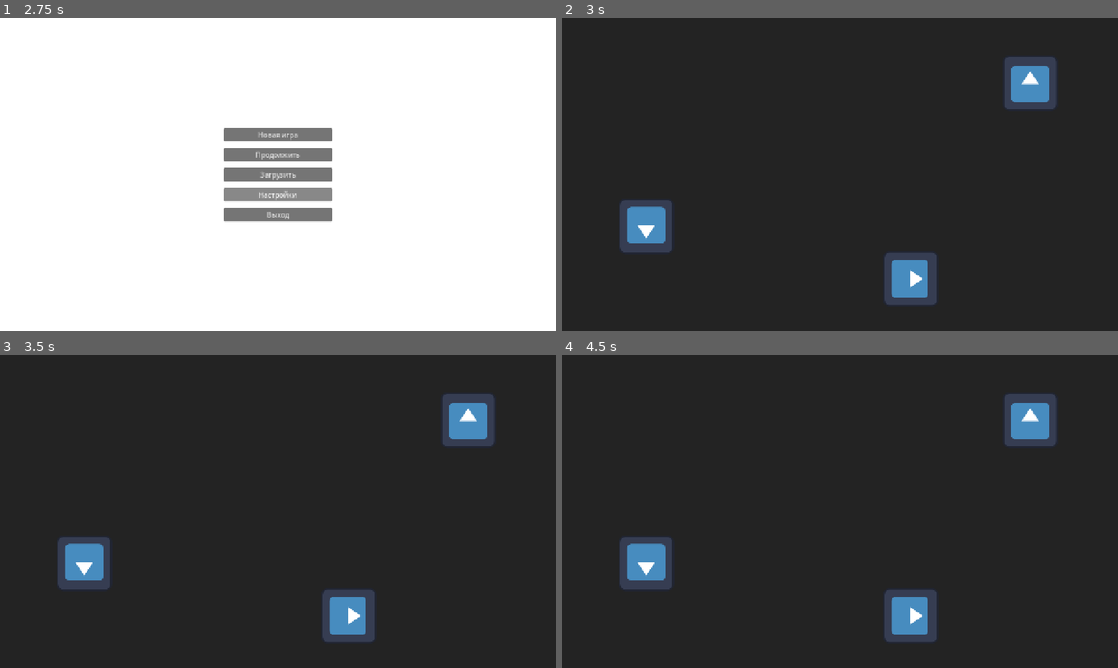
Above: before the commit, frames 1-4 (two rows, left to right).
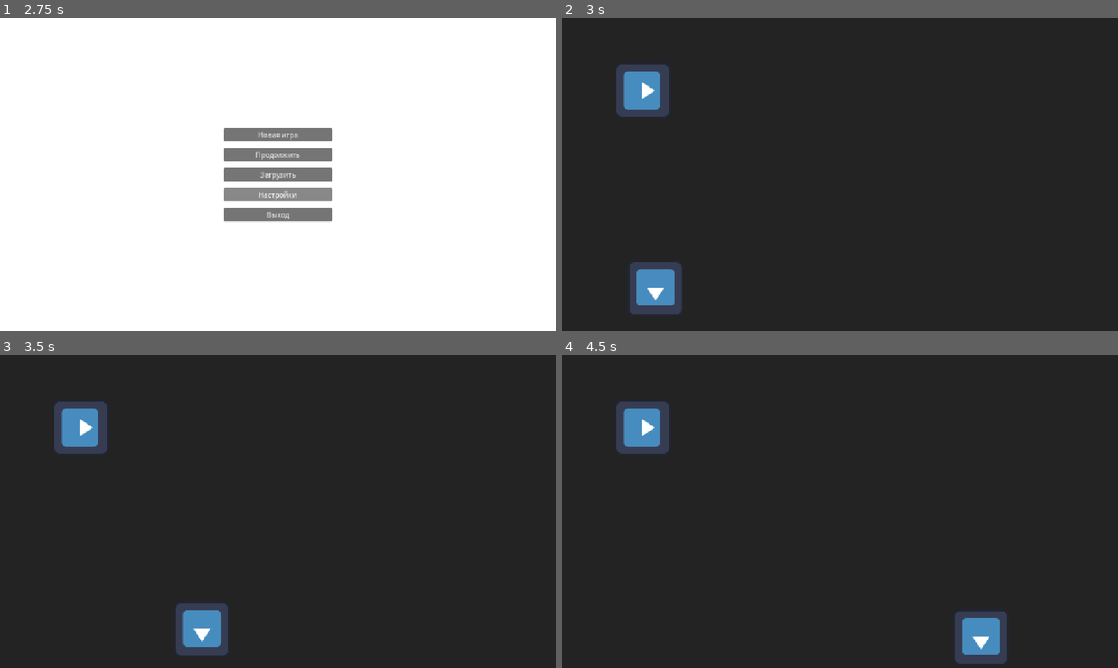
Above: after the commit, the same moments.

Repository: korneevdima65-glitch/the-galaxy-of-living-destinies
Game: Godot game, scene res://GalaxyLife/Scenes/MainMenu.tscn
The game is run twice, just before and just after one commit, with the same random seed, the same clock (stepped at 60 frames per second) and the same inputs. Before the commit the project starts from res://GalaxyLife/Scenes/main_menu.tscn. The engine's default icon, where the game draws it, is replaced by a stand-in: a white triangle on a blue panel in a dark square.
Inputs:
- Up to frame 1 (2.75 s): click "Продолжить" at 0.5 s; click "Загрузить" at 1.25 s; click "Настройки" at 2 s
- Up to frame 2 (3 s): click "Новая игра" at 2.75 s
- Up to frame 3 (3.5 s): no input
- Up to frame 4 (4.5 s): no input

Frame 1 is identical in both runs. In frame 2, 7.8% of the frame differs, in the area x 9-89%, y 12-95%; in frame 3, 7.8%, in the area x 9-89%, y 12-96%; in frame 4, 7.8%.

Commit message:
Add files via upload

Diff:
--- /dev/null
+++ b/GalaxyLife/Scenes/Asteroid.tscn
@@ -0,0 +1,8 @@
+[gd_scene format=3 uid="uid://drf55hrvja7a6"]
+
+[ext_resource type="Script" uid="uid://b1a0sugbj0ue1" path="res://GalaxyLife/Scripts/Asteroid.gd" id="1_l51co"]
+
+[node name="Asteroid" type="Node2D" unique_id=1026310239]
+script = ExtResource("1_l51co")
+
+[node name="Sprite2D" type="Sprite2D" parent="." unique_id=1324906697]
--- /dev/null
+++ b/GalaxyLife/Scenes/MainMenu.tscn
@@ -0,0 +1,58 @@
+[gd_scene format=3 uid="uid://b8rx2m1mdv4fp"]
+
+[ext_resource type="Script" uid="uid://cblnof1tp04ox" path="res://GalaxyLife/Scripts/MainMenu.gd" id="1_ommu2"]
+
+[node name="MainMenu" type="Control" unique_id=1901836380]
+layout_mode = 3
+anchors_preset = 15
+anchor_right = 1.0
+anchor_bottom = 1.0
+grow_horizontal = 2
+grow_vertical = 2
+script = ExtResource("1_ommu2")
+metadata/_edit_use_anchors_ = true
+
+[node name="ColorRect" type="ColorRect" parent="." unique_id=67121854]
+layout_mode = 1
+anchors_preset = 15
+anchor_right = 1.0
+anchor_bottom = 1.0
+grow_horizontal = 2
+grow_vertical = 2
+
+[node name="VBoxContainer" type="VBoxContainer" parent="." unique_id=559326895]
+layout_mode = 1
+anchors_preset = 8
+anchor_left = 0.5
+anchor_top = 0.5
+anchor_right = 0.5
+anchor_bottom = 0.5
+offset_left = -125.0
+offset_top = -107.5
+offset_right = 125.0
+offset_bottom = 107.5
+grow_horizontal = 2
+grow_vertical = 2
+theme_override_constants/separation = 15
+
+[node name="NewGameButton" type="Button" parent="VBoxContainer" unique_id=1078111235]
+layout_mode = 2
+text = "Новая игра"
+
+[node name="ContinueButton" type="Button" parent="VBoxContainer" unique_id=1101911578]
+layout_mode = 2
+text = "Продолжить"
+
+[node name="LoadButton" type="Button" parent="VBoxContainer" unique_id=549821573]
+layout_mode = 2
+text = "Загрузить"
+
+[node name="SettingsButton" type="Button" parent="VBoxContainer" unique_id=1764514493]
+layout_mode = 2
+text = "Настройки"
+
+[node name="ExitButton" type="Button" parent="VBoxContainer" unique_id=518107380]
+layout_mode = 2
+text = "Выход"
+
+[connection signal="pressed" from="VBoxContainer/NewGameButton" to="." method="_on_new_game_button_pressed"]
--- a/GalaxyLife/Scenes/World.tscn
+++ b/GalaxyLife/Scenes/World.tscn
@@ -1,12 +1,15 @@
 [gd_scene format=3 uid="uid://4lpwsg8a1tvg"]
 
-[ext_resource type="PackedScene" uid="uid://bh2x05q4fegg1" path="res://GalaxyLife/Scenes/PlayerShip.tscn" id="1_l6fwq"]
 [ext_resource type="Script" uid="uid://bk8f8x73drcbr" path="res://GalaxyLife/Scripts/World.gd" id="1_mf67f"]
 [ext_resource type="PackedScene" uid="uid://bbltaog4vnbxn" path="res://GalaxyLife/Scenes/NPCShip.tscn" id="2_4rt15"]
 [ext_resource type="PackedScene" uid="uid://b423gex7gdp2t" path="res://GalaxyLife/Scenes/Station.tscn" id="3_mf67f"]
+[ext_resource type="PackedScene" uid="uid://drf55hrvja7a6" path="res://GalaxyLife/Scenes/Asteroid.tscn" id="5_esa3w"]
 
 [node name="World" type="Node2D" unique_id=1395241075]
 script = ExtResource("1_mf67f")
+
+[node name="Camera2D" type="Camera2D" parent="." unique_id=1588119491]
+position = Vector2(642, 360)
 
 [node name="CanvasLayer" type="CanvasLayer" parent="." unique_id=1448408429]
 layer = -1
@@ -19,14 +22,11 @@
 grow_vertical = 2
 color = Color(0.13682577, 0.13682574, 0.13682571, 1)
 
-[node name="PlayerShip" parent="." unique_id=379312142 instance=ExtResource("1_l6fwq")]
-position = Vector2(1080, 150)
-
-[node name="Camera2D" type="Camera2D" parent="." unique_id=1588119491]
-position = Vector2(642, 360)
+[node name="Asteroid" parent="." unique_id=1026310239 instance=ExtResource("5_esa3w")]
+position = Vector2(1197, 658)
 
 [node name="Station" parent="." unique_id=198153497 instance=ExtResource("3_mf67f")]
-position = Vector2(805, 600)
+position = Vector2(188, 167)
 
 [node name="NPCShip" parent="." unique_id=2141116439 instance=ExtResource("2_4rt15")]
-position = Vector2(196, 479)
+position = Vector2(134, 619)
--- /dev/null
+++ b/GalaxyLife/Scripts/Asteroid.gd
@@ -0,0 +1,44 @@
+# ==================================================
+# SCRIPT: Asteroid.gd
+# Описание: Астероид с ресурсами
+# Версия: 0.1
+# ==================================================
+extends Node2D
+# =====================
+# ДАННЫЕ АСТЕРОИДА
+# =====================
+
+var resource_type = "metal" # Тип астероида
+var amount = 1000 # Запас ресурса
+var asteroid_size = "medium" # Размер астероида
+var depleted = false # Был ли полностью добыт
+
+# =====================
+# СОЗДАНИЕ ОБЪЕКТА
+# =====================
+func _ready():
+	print("Астероид появился")
+	var world = get_parent()
+	world.asteroids.append(self)
+# =====================
+# ДОБЫЧА РЕСУРСА
+# =====================
+func mine(value):
+	if depleted:
+		print("Астероид пуст")
+		return
+	amount -= value
+	if amount <= 0:
+		amount = 0
+		depleted = true
+		print("Астероид полностью добыт")
+	print(
+		"Добыто:",
+		resource_type,
+		value
+	)
+	print(
+		"Осталось:",
+		amount
+	)
+#Тут конец название скрипта Asteroid
--- a/GalaxyLife/Scripts/GameManager.gd
+++ b/GalaxyLife/Scripts/GameManager.gd
@@ -1,24 +1,31 @@
+# ==================================================
+# SCRIPT: GameManager.gd
+# Описание: Главный менеджер данных игры
+# Версия: 0.1
+# ==================================================
 extends Node
-
-
-# Данные игрока
+# =====================
+# ДАННЫЕ ИГРОКА
+# =====================
 var player_name = ""
 var player_level = 1
 var player_exp = 0
 var player_money = 100
 var inventory = []
 
-
-# Корабль игрока
+# =====================
+# КОРАБЛЬ ИГРОКА
+# =====================
 var ship_name = "Старый разведчик"
-
-
-# Время игры
+# =====================
+# ВРЕМЯ ИГРЫ
+# =====================
 var game_day = 1
 var game_hour = 8
 
-
-# Начать новую игру
+# =====================
+# НОВАЯ ИГРА
+# =====================
 func new_game():
 	player_name = "Новый пилот"
 	player_level = 1
@@ -30,15 +37,14 @@
 	"type": "weapon",
 	"value": 100
 })
-
 	inventory.append({
 	"name": "Ремкомплект",
 	"type": "repair",
 	"value": 50
 })
 	ship_name = "Старый разведчик"
-
 	game_day = 1
 	game_hour = 8
+	print("Новая игра создана")
 
-	print("Новая игра создана")
+#Тут конец название скрипта GameManager
--- /dev/null
+++ b/GalaxyLife/Scripts/MainMenu.gd
@@ -0,0 +1,14 @@
+# ==================================================
+# SCRIPT: main_menu.gd
+# Описание: Главное меню игры
+# Версия: 0.1
+# ==================================================
+extends Control
+# =====================
+# СОЗДАНИЕ НОВОЙ ИГРЫ
+# =====================
+func _on_new_game_button_pressed():
+	GameManager.new_game()
+	get_tree().change_scene_to_file("res://GalaxyLife/Scenes/World.tscn")
+
+#Тут конец название скрипта main_menu
--- a/GalaxyLife/Scripts/NPCShip.gd
+++ b/GalaxyLife/Scripts/NPCShip.gd
@@ -1,13 +1,32 @@
+# ==================================================
+# SCRIPT: NPCShip.gd
+# Описание: ИИ корабля жителя галактики
+# Версия: 0.1
+# ==================================================
 extends CharacterBody2D
-
+# =====================
+# ДАННЫЕ NPC
+# =====================
 var world
 var npc_name = "Арис"
 var money = 50
+var cargo = []
 var goal = "Заработать деньги"
 var state = "ищет работу"
+# =====================
+# СИСТЕМА ЗАДАНИЙ
+# =====================
 var think_time = 5.0
-
-
+var current_mission = null
+var last_mission = ""
+# =====================
+# ДВИЖЕНИЕ NPC
+# =====================
+var target_position = Vector2.ZERO
+var speed = 500
+# =====================
+# СОЗДАНИЕ NPC
+# =====================
 func _ready():
 	print("Появился NPC:", npc_name)
 	print("Деньги:", money)
@@ -15,48 +34,108 @@
 	print("Состояние:", state)
 	world = get_parent()
 	scan_world()
-
 	make_decision()
-
-
 func scan_world():
 	print(npc_name, " сканирует мир")
 	print("Станций найдено:", world.stations.size())
-
+# =====================
+# ЛОГИКА ИИ
+# =====================
 func make_decision():
-
 	if state == "ищет работу":
-
-		print(npc_name, " нашёл работу")
-
-		state = "выполняет заказ"
-
-
+		if world.stations.size() > 0:
+			var station = world.stations[0]
+			var available_missions = []
+			for mission in station.missions:
+				if mission["name"] != last_mission:
+					available_missions.append(mission)
+			if available_missions.size() > 0:
+				current_mission = available_missions[
+					randi() % available_missions.size()
+				]
+				last_mission = current_mission["name"]
+			else:
+				current_mission = station.missions[
+					randi() % station.missions.size()
+				]
+			if typeof(current_mission["target"]) == TYPE_STRING and current_mission["target"] == "asteroid":
+				if world.asteroids.size() > 0:
+					var asteroid = world.asteroids[0]
+					target_position = asteroid.global_position
+					current_mission["object"] = asteroid
+				else:
+					print("Нет доступных астероидов")
+					return
+			else:
+				target_position = current_mission["target"]
+			print(
+			npc_name,
+			" взял задание: ",
+			current_mission["name"]
+			)
+			print("Цель:", target_position)
+			state = "летит к цели"
+# =====================
+# ВЫПОЛНЕНИЕ ЗАДАНИЯ
+# =====================
 	elif state == "выполняет заказ":
-
-		print(npc_name, " выполнил заказ")
-
-		var reward = 200
-
-		money += reward
-
-		print("Награда:", reward)
-
+			if current_mission["name"] == "Поиск ресурсов":
+				print(npc_name, " добывает ресурсы")
+				var asteroid = current_mission["object"]
+				asteroid.mine(100)
+				cargo.append({
+					"name":"Металл",
+					"amount":100
+				})
+				print(npc_name, " получил 100 металла")
+				state = "возвращается на станцию"
+				target_position = world.stations[0].global_position
+			else:
+				print(npc_name, " выполнил заказ")
+				var reward = current_mission["reward"]
+				money += reward
+				print("Награда:", reward)
+				state = "получил деньги"
+	elif state == "разгружает ресурсы":
+		var station = world.stations[0]
+		var metal_amount = 0
+		for item in cargo:
+			if item["name"] == "Металл":
+				metal_amount += item["amount"]
+		station.storage["metal"] += metal_amount
+		print(
+		npc_name,
+		" выгрузил металл на станцию:",
+		metal_amount
+		)
+		cargo.clear()
 		state = "получил деньги"
-
-
 	elif state == "получил деньги":
-
 		print(npc_name, " баланс: ", money, " кредитов")
-
 		state = "ищет работу"
-
 var timer = 0.0
-
+# =====================
+# ЦИКЛ ЖИЗНИ NPC
+# =====================
 func _process(delta):
-
+	# Полёт к цели (астероид или другая точка)
+	if state == "летит к цели" or state == "возвращается на станцию":
+		var distance = global_position.distance_to(target_position)
+		if distance > 10:
+			var direction = global_position.direction_to(target_position)
+			velocity = direction * speed
+			move_and_slide()
+		else:
+			if state == "летит к цели":
+				print(npc_name, " достиг цели")
+				state = "выполняет заказ"
+			elif state == "возвращается на станцию":
+				print(npc_name, " прибыл на станцию")
+				state = "разгружает ресурсы"
+	# Таймер принятия решений
 	timer += delta
-
 	if timer >= think_time:
 		timer = 0
 		make_decision()
+
+#Тут конец название скрипта NPCShip
--- a/GalaxyLife/Scripts/PlayerShip.gd
+++ b/GalaxyLife/Scripts/PlayerShip.gd
@@ -1,50 +1,51 @@
+# ==================================================
+# SCRIPT: PlayerShip.gd
+# Описание: Корабль игрока
+# Версия: 0.1
+# ==================================================
 extends CharacterBody2D
-
-
+# =====================
+# ДАННЫЕ КОРАБЛЯ
+# =====================
 var ship_name = "Старый разведчик"
-
 var level = 1
 var experience = 0
 var health = 100
 var fuel = 100
+# =====================
+# УНИЧТОЖЕНИЕ КОРАБЛЯ
+# =====================
 var destroy_timer = 2.0
 var wreck_scene = preload("res://GalaxyLife/Scenes/Wreck.tscn")
-
-
-
+# =====================
+# СОЗДАНИЕ КОРАБЛЯ
+# =====================
 func _ready():
 	print("Корабль создан")
 	print("Корабль:", ship_name)
-
-
+	print("Здоровье:", health)
+	print("Топливо:", fuel)
+# =====================
+# ПРОВЕРКА СОСТОЯНИЯ
+# =====================
 func _process(delta):
-
 	destroy_timer -= delta
-
 	if destroy_timer <= 0:
 		destroy_ship()
+# =====================
+# ГИБЕЛЬ КОРАБЛЯ
+# =====================
+func destroy_ship():
+	print("Корабль уничтожен")
+	var wreck_items = []
+	for item in GameManager.inventory:
+		wreck_items.append(item.duplicate())
+	GameManager.inventory.clear()
+	var wreck = wreck_scene.instantiate()
+	get_parent().add_child(wreck)
+	wreck.global_position = global_position
+	wreck.setup(wreck_items)
+	print("Обломки созданы на месте гибели")
+	queue_free()
 
-
-func destroy_ship():
-
-	print("Корабль уничтожен")
-
-	var wreck_items = []
-
-	for item in GameManager.inventory:
-		wreck_items.append(item)
-
-	GameManager.inventory.clear()
-
-
-	var wreck = wreck_scene.instantiate()
-
-	get_parent().add_child(wreck)
-
-	wreck.global_position = global_position
-
-	wreck.setup(wreck_items)
-
-	print("Обломки созданы на месте гибели")
-
-	queue_free()
+#Тут конец название скрипта PlayerShip
--- a/GalaxyLife/Scripts/Station.gd
+++ b/GalaxyLife/Scripts/Station.gd
@@ -1,30 +1,54 @@
+# ==================================================
+# SCRIPT: Station.gd
+# Описание: Космическая станция
+# Версия: 0.1
+# ==================================================
 extends Node2D
-
-
+# =====================
+# ДАННЫЕ СТАНЦИИ
+# =====================
 var station_name = "Станция Альфа"
-
 var population = 1000
-
 var has_market = true
-
-
+# =====================
+# РЕСУРСЫ СТАНЦИИ
+# =====================
+var storage = {
+	"metal": 0,
+	"energy": 0
+}
+# =====================
+# СИСТЕМА ЗАДАНИЙ СТАНЦИИ
+# =====================
 var missions = [
 	{
-		"name":"Доставка груза",
-		"reward":200
-	},
-	{
 		"name":"Поиск ресурсов",
-		"reward":300
+		"reward":300,
+		"target":"asteroid"
 	}
 ]
-
+# =====================
+# СОЗДАНИЕ СТАНЦИИ
+# =====================
 func _ready():
-
 	print("Станция создана:", station_name)
-	print("Название:", station_name)
 	print("Население:", population)
-
+	print("Склад:", storage)
 	var world = get_parent()
-
 	world.stations.append(self)
+# =====================
+# ПОЛУЧЕНИЕ РЕСУРСОВ
+# =====================
+func add_resource(type, amount):
+	if storage.has(type):
+		storage[type] += amount
+	else:
+		storage[type] = amount
+	print(
+		station_name,
+		" получила ",
+		amount,
+		type
+	)
+	print("Склад:", storage)
+#Тут конец название скрипта Station
--- a/GalaxyLife/Scripts/World.gd
+++ b/GalaxyLife/Scripts/World.gd
@@ -1,10 +1,20 @@
+# ==================================================
+# SCRIPT: World.gd
+# Описание: Мир
+# Версия: 0.1
+# ==================================================
 extends Node2D
-
-
+# =====================
+# СПИСКИ ОБЪЕКТОВ МИРА
+# =====================
+var asteroids = []
+var wrecks = []
 var stations = []
-var wrecks = []
-
-
+var resources = []
+# =====================
+# ЗАПУСК МИРА
+# =====================
 func _ready():
-
 	print("Мир запущен")
+	print("Это World.gd")
+	#Тут конец название скрипта World
--- a/GalaxyLife/Scripts/Wreck.gd
+++ b/GalaxyLife/Scripts/Wreck.gd
@@ -1,36 +1,35 @@
+# ==================================================
+# SCRIPT: Wreck.gd
+# Описание: Обломки уничтоженного корабля
+# Версия: 0.1
+# ==================================================
 extends Area2D
-
-
-var items = []
-
-
-
-var collect_timer = 3.0
-
-
+# =====================
+# ДАННЫЕ ОБЛОМКОВ
+# =====================
+var items = [] # Предметы, которые остались после уничтожения корабля
+var collect_timer = 3.0 # Время до автоматического сбора
+# =====================
+# ОБНОВЛЕНИЕ ОБЪЕКТА
+# =====================
 func _process(delta):
-
 	collect_timer -= delta
-
 	if collect_timer <= 0:
 		collect()
-
-
-
-
+# =====================
+# СОЗДАНИЕ ОБЛОМКОВ
+# =====================
 func setup(wreck_items):
-
 	items = wreck_items
-
-
+# =====================
+# СБОР ОБЛОМКОВ
+# =====================
 func collect():
-
 	print("Собраны обломки")
-
 	for item in items:
 		GameManager.inventory.append(item)
-
 	print("Новый инвентарь:")
 	print(GameManager.inventory)
+	queue_free()
 
-	queue_free()
+#Тут конец название скрипта Wreck
Not shown, added: GalaxyLife/Scripts/Asteroid.gd.uid
Not shown, added: GalaxyLife/Scripts/MainMenu.gd.uid
